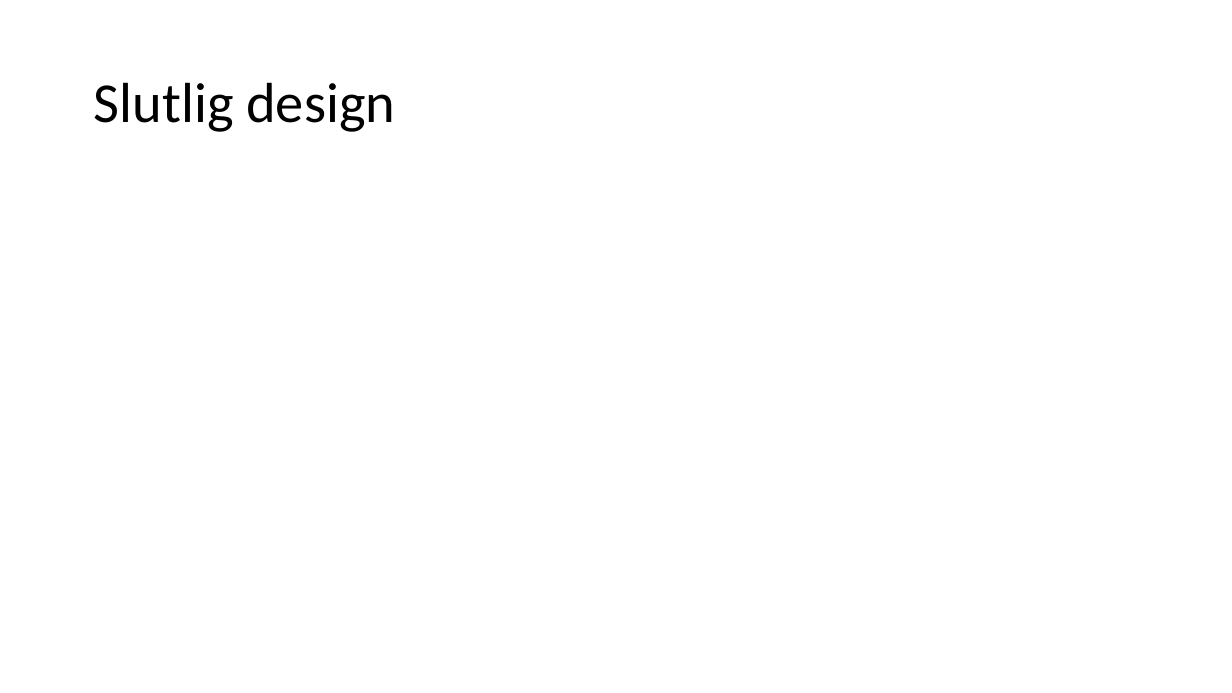
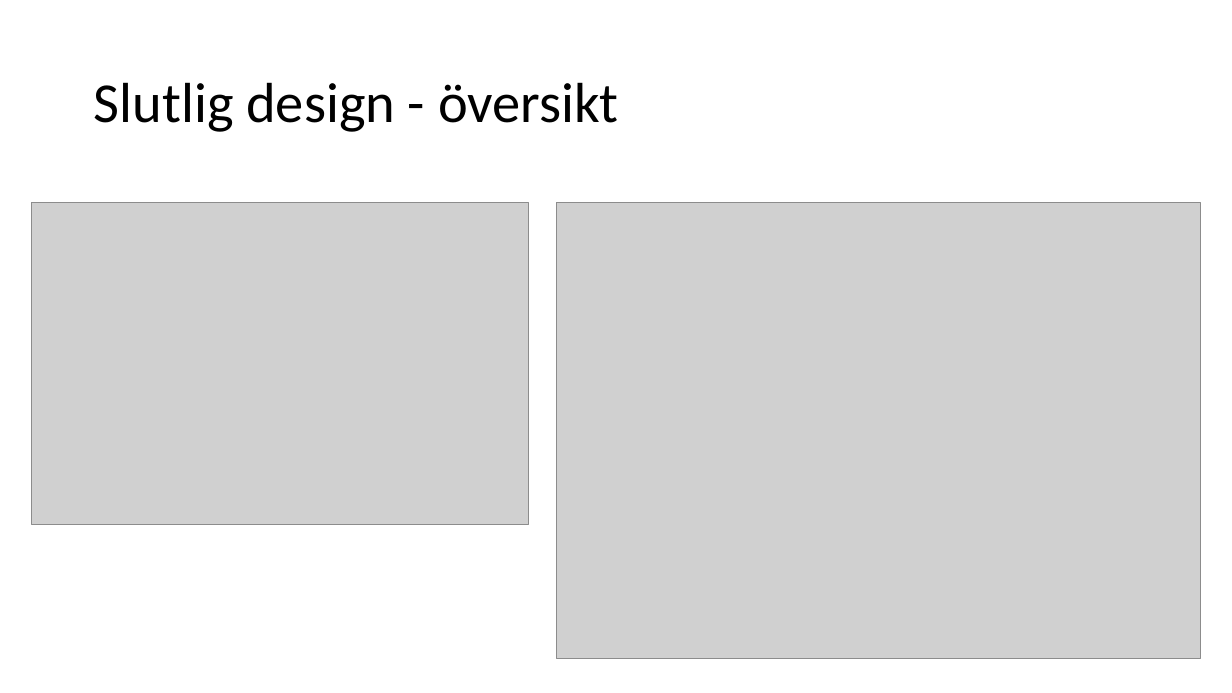
Before and after one commit to Pontussand/INTE2016Project, a slide deck: slide 3 of reports/Slutredovisning/slutredovisning_grupp2.pptx. Drawn at 1232x693 pixels with LibreOffice and Linux fonts; fonts in the diff are those of the drawing; grey boxes stand for pictures. Boxes give left, top, right and bottom in pixels: in the first picture for what was removed or moved away, otherwise in the second. Text is boxed around its words. In the diff, an @@ line names an element or a change of style, - is before the commit and + after.

Commit message:
Fyllde på slutrapporten med verktyg, påbörjad skiss över design, alltom ekvivalensklasser förutom testfall.Gjorde tabell över testfall och påbörjade klassdiagram. Tillsammans med övriga.

```diff
--- a/reports/Slutredovisning/slutredovisning_grupp2.pptx
+++ b/reports/Slutredovisning/slutredovisning_grupp2.pptx
@@ text at (x1=94, y1=82, x2=619, y2=132): text changed @@
-Slutlig design
+Slutlig design - översikt
@@ picture added at (x1=32, y1=202, x2=529, y2=525) @@
@@ picture added at (x1=556, y1=202, x2=1201, y2=659) @@
```
Also in this commit, not shown: 4 other slides changed, 2 slides added, 5 slides removed, 3 other files.
